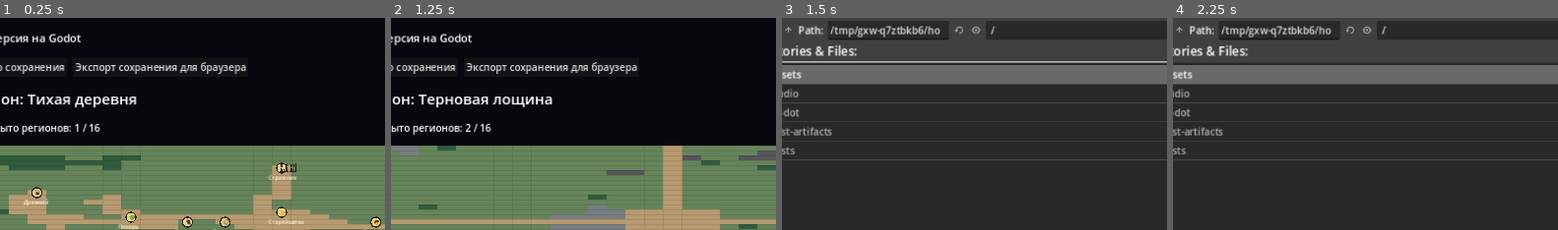
Above: before the commit, frames 1-4 (left to right).
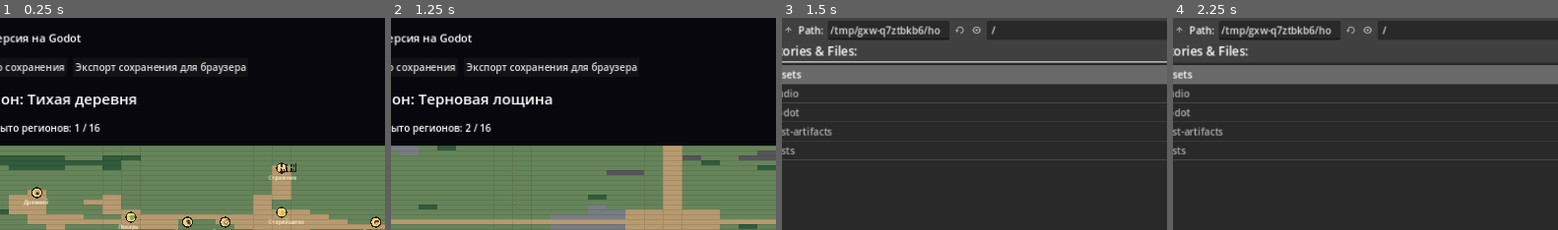
Above: after the commit, the same moments.

Repository: igor74r/magic-rpg-godot
Game: Godot game, scene res://godot/scenes/main.tscn
The game is run twice, just before and just after one commit, with the same random seed, the same clock (stepped at 60 frames per second) and the same inputs.
Inputs (mouse positions are % of the whole screen's width and height, from its top left):
- Up to frame 1 (0.25 s): no input
- Up to frame 2 (1.25 s): click "Терновая лощина" at 0.5 s
- Up to frame 3 (1.5 s): click "Импорт браузерного сохранения" at 1.25 s
- Up to frame 4 (2.25 s): click (30, 64) at 2.02 s; type "12" at 2.1 s
The pictures show only the part of the screen within x 14-64%, y 9-59%; the shares and areas given below are measured in that part.

Frames 1-2 are identical in both runs. In frame 3, less than 0.1% of the frame differs, in the area x 44-56%, y 3-8%; in frame 4, less than 0.1%.

Commit message:
fix(npc): allow first use of the healing well

Diff:
--- a/godot/scripts/world_npc_engine.gd
+++ b/godot/scripts/world_npc_engine.gd
@@ -104,7 +104,7 @@
 	var last_ms := maxi(0, int(stats.get("lastWellUse", 0)))
 	if last_ms == 0 and int(hero.get("lastWellUse", 0)) > 0:
 		last_ms = int(hero.get("lastWellUse", 0)) * 1000
-	if current_ms - last_ms <= 86400000:
+	if last_ms > 0 and current_ms >= last_ms and current_ms - last_ms <= 86400000:
 		return {"ok": false, "message": "Колодец снова исцелит через 24 часа."}
 	if int(hero.hp) >= int(hero.maxHp) and (str(hero.get("class", "")) == "warrior" or int(hero.mp) >= int(hero.maxMp)):
 		return {"ok": false, "message": "Вы уже полностью здоровы."}
